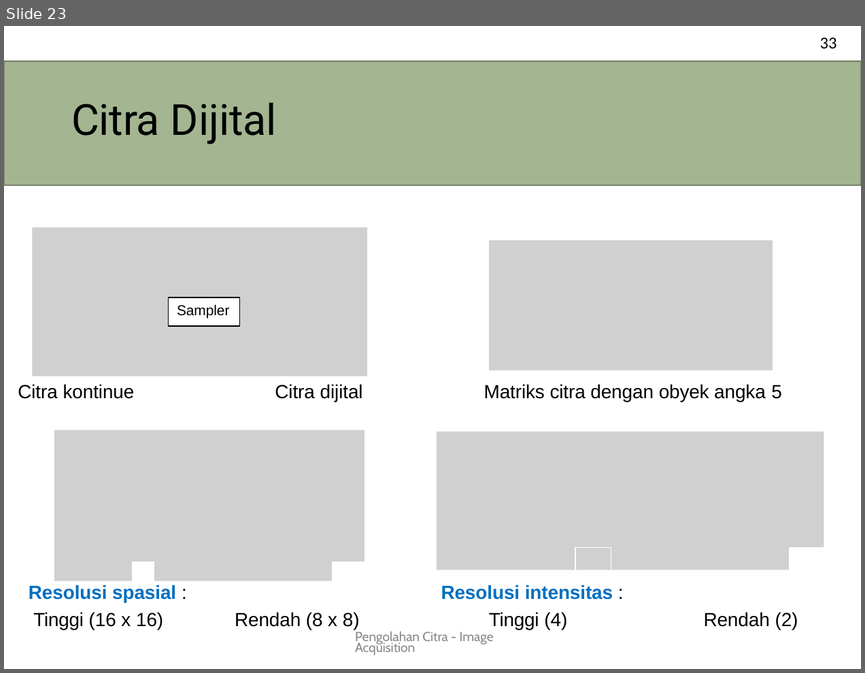
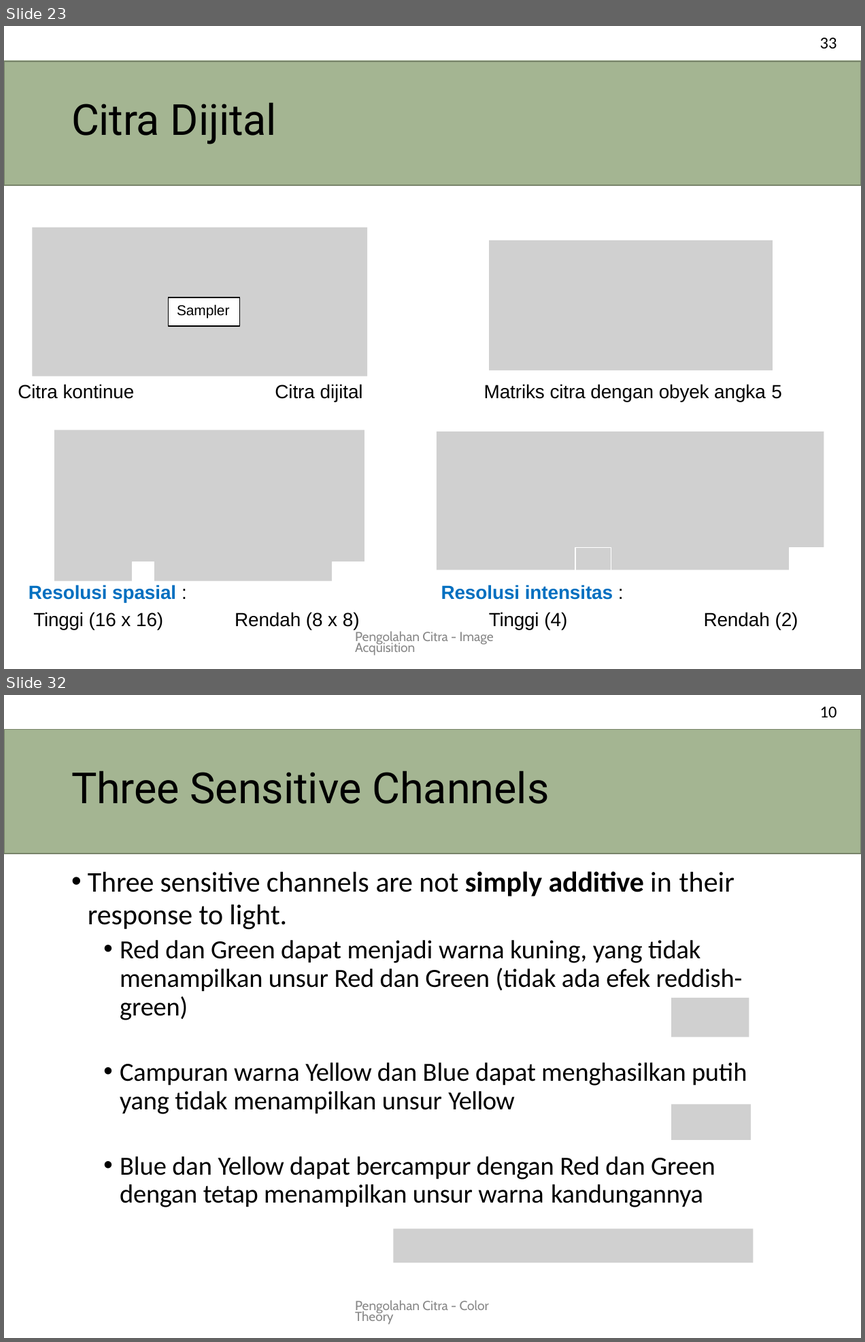
Before and after one commit to novalassalam/comvis, a slide deck: pencit.pptx. Shown one above the other, each under a label of ours: slide 23 before the commit, slides 23 and 32 after it; the slides between them are not shown. The pictures are 865x673 and 865x1342 pixels, drawn with LibreOffice and Linux fonts; fonts in the diff are those of the drawing; grey boxes stand for pictures. Boxes give left, top, right and bottom in pixels: in the first picture for what was removed or moved away, otherwise in the second. Text is boxed around its words. In the diff, an @@ line names an element or a change of style, - is before the commit and + after.

```diff
--- a/pencit.pptx
+++ b/pencit.pptx
@@ slide 32 added at bbox=[4, 695, 861, 1338], background #FFFFFF @@
@@ text added at bbox=[820, 707, 837, 717], 14 pt, text #000000 @@
+10
@@ title added at bbox=[4, 729, 861, 853], fill #A4B592, outline #78846A 0.96 pt, 36 pt, text #000000 @@
+Three Sensitive Channels
@@ text added at bbox=[88, 871, 747, 1207], 22 pt, text #000000 @@
+• Three sensitive channels are not simply additive in their
+response to light.
+  • Red dan Green dapat menjadi warna kuning, yang tidak menampilkan unsur Red dan Green (tidak ada efek reddish- green)
+  • Campuran warna Yellow dan Blue dapat menghasilkan putih yang tidak menampilkan unsur Yellow
+  • Blue dan Yellow dapat bercampur dengan Red dan Green dengan tetap menampilkan unsur warna kandungannya
@@ picture added at bbox=[672, 998, 749, 1037] @@
@@ picture added at bbox=[672, 1104, 751, 1140] @@
@@ picture added at bbox=[393, 1228, 753, 1262] @@
@@ text added at bbox=[355, 1300, 489, 1324], 11 pt, text #888888 @@
+Pengolahan Citra - Color Theory
```
Also in this commit, not shown: 1 slide changed, 29 other slides added.
